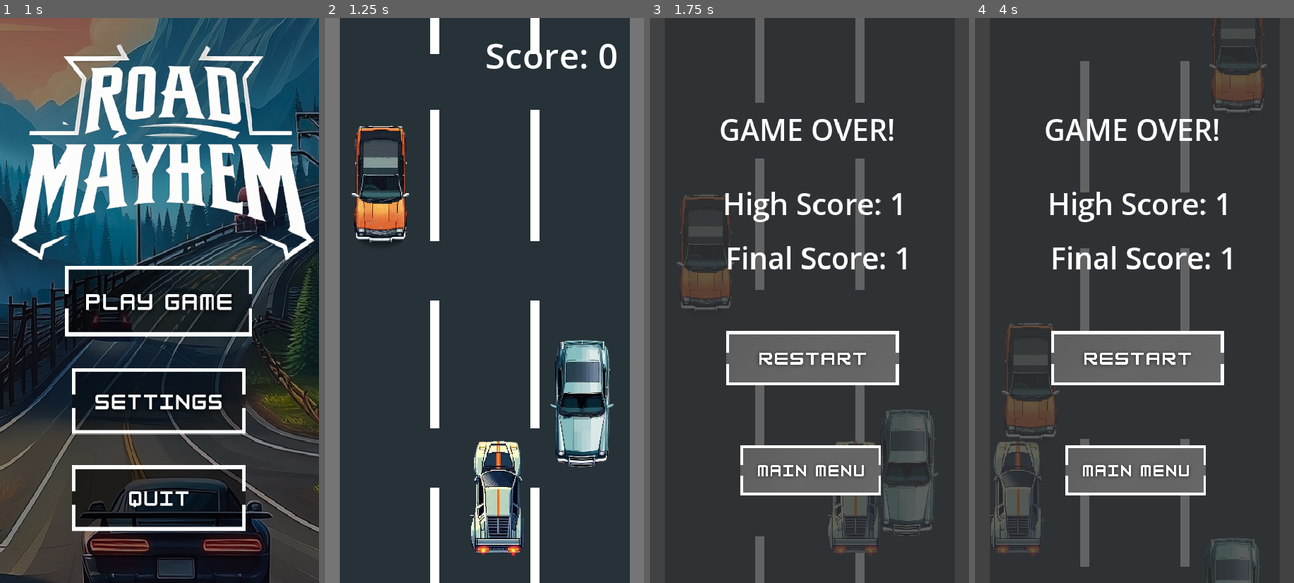
Above: before the commit, frames 1-4 (left to right).
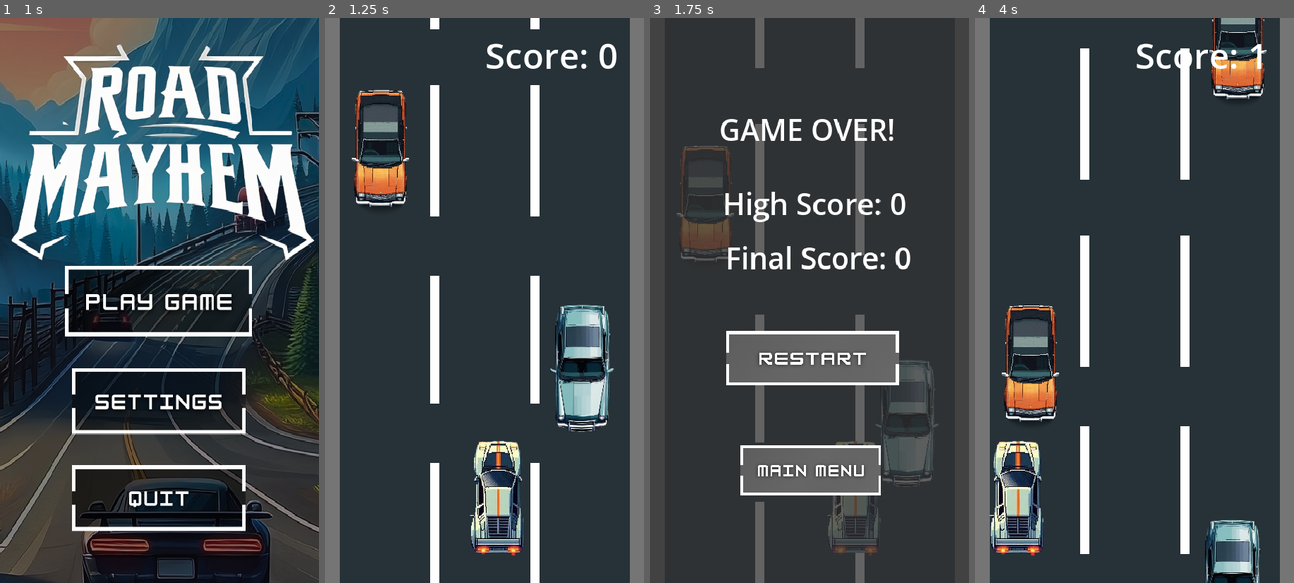
Above: after the commit, the same moments.

Repository: schadha2w/RoadMayhem
Game: Godot game, scene res://Scene/menu.tscn
Same seed, same stepped clock (60 frames per second), same inputs: the game is played once before the commit and once after it. Sound files missing from this copy of the repository are replaced by a short silence.
Inputs (mouse positions are in pixels of both pictures, inside the frame that each line leads up to):
- Up to frame 1 (1 s): click (159, 300) at 0.5 s
- Up to frame 2 (1.25 s): no input
- Up to frame 3 (1.75 s): hold Right (ui_right) from 1.28 s (still down); hold C (close) from 1.28 s (still down)
- Up to frame 4 (4 s): release Right (ui_right) at 2 s; release C (close) at 2 s; click (1134, 470) at 2 s; click (1134, 300) at 2.75 s; hold Left (ui_left) from 3.53 s (still down); tap P (play) at 3.6 s

Frame 1 is identical in both runs. In frame 2, 9.1% of the frame differs, in the area x 8-91%, y 2-84%; in frame 3, 6.0%; in frame 4, 33%, in the area x 0-100%, y 0-100%.

Commit message:
added game modes
easy, normal, and hard

Diff:
--- a/Scene/menu.tscn
+++ b/Scene/menu.tscn
@@ -67,10 +67,10 @@
 color = Color(0.244776, 0.244776, 0.244776, 1)
 
 [node name="Music" type="Label" parent="CanvasLayer"]
-offset_left = 39.0
-offset_top = 262.0
-offset_right = 180.0
-offset_bottom = 331.0
+offset_left = 42.0
+offset_top = 397.0
+offset_right = 183.0
+offset_bottom = 466.0
 theme_override_font_sizes/font_size = 50
 text = "Music"
 horizontal_alignment = 1
@@ -78,9 +78,9 @@
 
 [node name="HSlider" type="HSlider" parent="CanvasLayer"]
 offset_left = 211.0
-offset_top = 291.0
+offset_top = 426.0
 offset_right = 520.0
-offset_bottom = 307.0
+offset_bottom = 442.0
 
 [node name="Title" type="Label" parent="CanvasLayer"]
 offset_left = 160.0
@@ -94,9 +94,9 @@
 
 [node name="CheckButton" type="CheckButton" parent="CanvasLayer"]
 offset_left = 32.0
-offset_top = 372.0
+offset_top = 490.0
 offset_right = 434.0
-offset_bottom = 449.0
+offset_bottom = 567.0
 theme_override_font_sizes/font_size = 50
 text = "Fullscreen"
 
@@ -107,3 +107,19 @@
 offset_bottom = 535.0
 scale = Vector2(0.1, 0.105)
 texture_normal = ExtResource("5_sv7vb")
+
+[node name="Label" type="Label" parent="CanvasLayer"]
+offset_left = 118.0
+offset_top = 182.0
+offset_right = 397.0
+offset_bottom = 290.0
+theme_override_font_sizes/font_size = 50
+text = "GameMode"
+
+[node name="OptionButton" type="OptionButton" parent="CanvasLayer"]
+offset_left = 159.0
+offset_top = 277.0
+offset_right = 364.0
+offset_bottom = 345.0
+
+[connection signal="item_selected" from="CanvasLayer/OptionButton" to="." method="_on_game_mode_changed"]
--- a/Scripts/global.gd
+++ b/Scripts/global.gd
@@ -2,3 +2,4 @@
 
 var high_score = 0
 var volume_setting = 0
+var game_mode_global = 2
--- a/Scripts/menu.gd
+++ b/Scripts/menu.gd
@@ -12,6 +12,8 @@
 @onready var fullscreen_check: CheckButton = $CanvasLayer/CheckButton
 @onready var close_button : TextureButton = $CanvasLayer/TextureButton
 @onready var button_sound_player: AudioStreamPlayer2D = $MainMenu1/AudioStreamPlayer2D
+@onready var game_mode: OptionButton = $CanvasLayer/OptionButton
+
 
 var first_load = true
 var next_action: Callable = Callable()
@@ -36,10 +38,16 @@
 	volume_slider.value = music_player.volume_db
 	volume_slider.value = global.volume_setting
 
+	game_mode.add_item("Easy")
+	game_mode.add_item("Normal")
+	game_mode.add_item("Hard")
+	game_mode.select(1)
+
 	fullscreen_check.connect("toggled", Callable(self, "_on_fullscreen_toggled"))
 
 	var is_fullscreen = DisplayServer.window_get_mode() == DisplayServer.WINDOW_MODE_FULLSCREEN
 	fullscreen_check.button_pressed = is_fullscreen
+
 
 
 # Takes all the inputs from the player
@@ -65,6 +73,30 @@
 func _input(event: InputEvent) -> void:
 	if event.is_action_pressed("fullscreen"):
 		toggle_fullscreen()
+
+
+func _on_game_mode_changed(index):
+	# Get the selected item text
+	var selected_text = game_mode.get_item_text(index)
+
+	# Check the selected option and perform specific actions
+	if selected_text == "Easy":
+		print("Easy Mode selected")
+		# Perform action for Easy Mode
+		global.game_mode_global = 1
+
+	elif selected_text == "Normal":
+		print("Normal Mode selected")
+		# Perform action for Normal Mode
+		global.game_mode_global = 2
+
+	elif selected_text == "Hard":
+		print("Hard Mode selected")
+		# Perform action for Hard Mode
+		global.game_mode_global = 3
+
+	else:
+		print("error occoured")
 
 
 # This function makes the window fullscreen when "f" button is pressed.
--- a/Scripts/player.gd
+++ b/Scripts/player.gd
@@ -5,9 +5,25 @@
 @onready var crash_sound : AudioStreamPlayer2D = $AudioStreamPlayer2D
 
 var current_speed = 0.0
-var acceleration = 20.0
-var max_speed = 10000.0
-var min_speed = 1000.0
+var acceleration
+var max_speed
+var min_speed
+var easy = {
+	"min_speed": 500,
+	"max_speed": 5000,
+	"acceleration": 10
+}
+var normal = {
+	"min_speed": 700,
+	"max_speed": 7000,
+	"acceleration": 15
+}
+var hard = {
+	"min_speed": 1000,
+	"max_speed": 10000,
+	"acceleration": 20
+}
+
 var current_score = 0
 @export var score_ui : Node
 @export var game_over_ui : Node
@@ -20,18 +36,30 @@
 	game_over_ui.visible = false
 	crash_sound.process_mode = Node.PROCESS_MODE_ALWAYS
 
-
 # This function is respinsible for the movement of the car.
 # It takes input from the user of weather the car is going left or right and folllows it.
 func _physics_process(delta: float) -> void:
-
-	current_speed += acceleration * delta
-
-	current_speed = clamp(current_speed, min_speed, max_speed)
-	var direction := Input.get_axis("ui_left", "ui_right")
-	velocity.x = direction * current_speed
-	velocity.y = current_speed * -1
-	move_and_slide()
+	if global.game_mode_global == 1:
+		current_speed += easy["acceleration"] * delta
+		current_speed = clamp(current_speed, easy["min_speed"], easy["max_speed"])
+		var direction := Input.get_axis("ui_left", "ui_right")
+		velocity.x = direction * current_speed
+		velocity.y = current_speed * -1
+		move_and_slide()
+	elif global.game_mode_global == 2:
+		current_speed += normal["acceleration"] * delta
+		current_speed = clamp(current_speed, normal["min_speed"], normal["max_speed"])
+		var direction := Input.get_axis("ui_left", "ui_right")
+		velocity.x = direction * current_speed
+		velocity.y = current_speed * -1
+		move_and_slide()
+	elif global.game_mode_global == 3:
+		current_speed += hard["acceleration"] * delta
+		current_speed = clamp(current_speed, hard["min_speed"], hard["max_speed"])
+		var direction := Input.get_axis("ui_left", "ui_right")
+		velocity.x = direction * current_speed
+		velocity.y = current_speed * -1
+		move_and_slide()
 
 
 # This function runs when the car crashed into another car.
